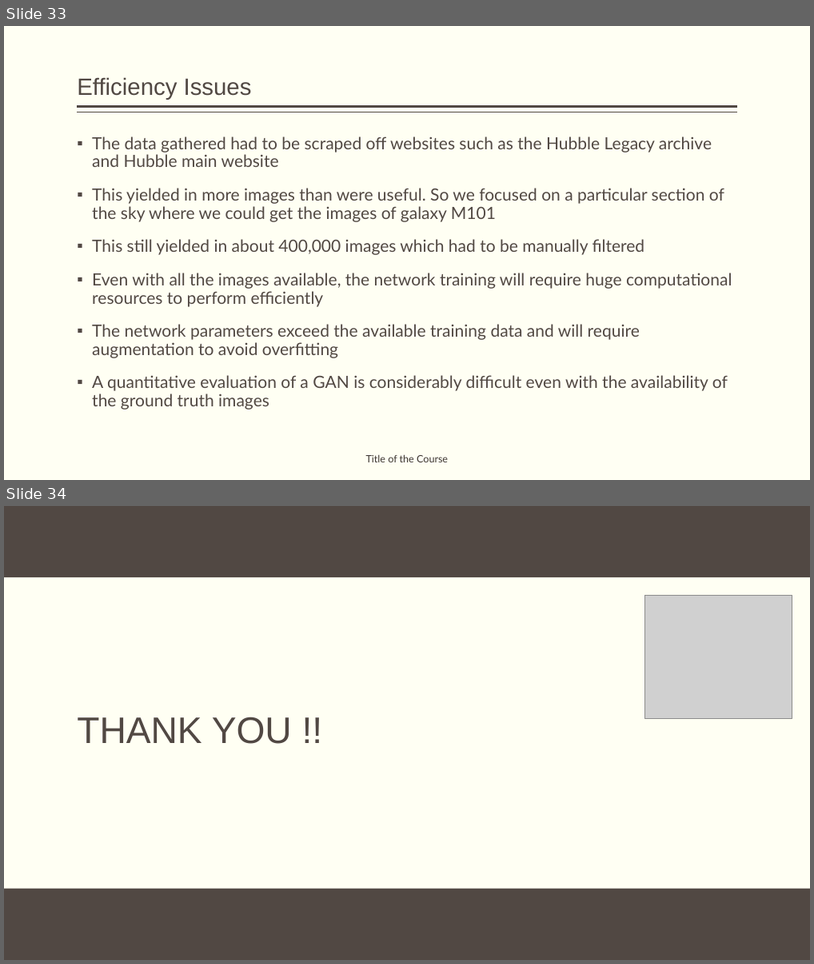
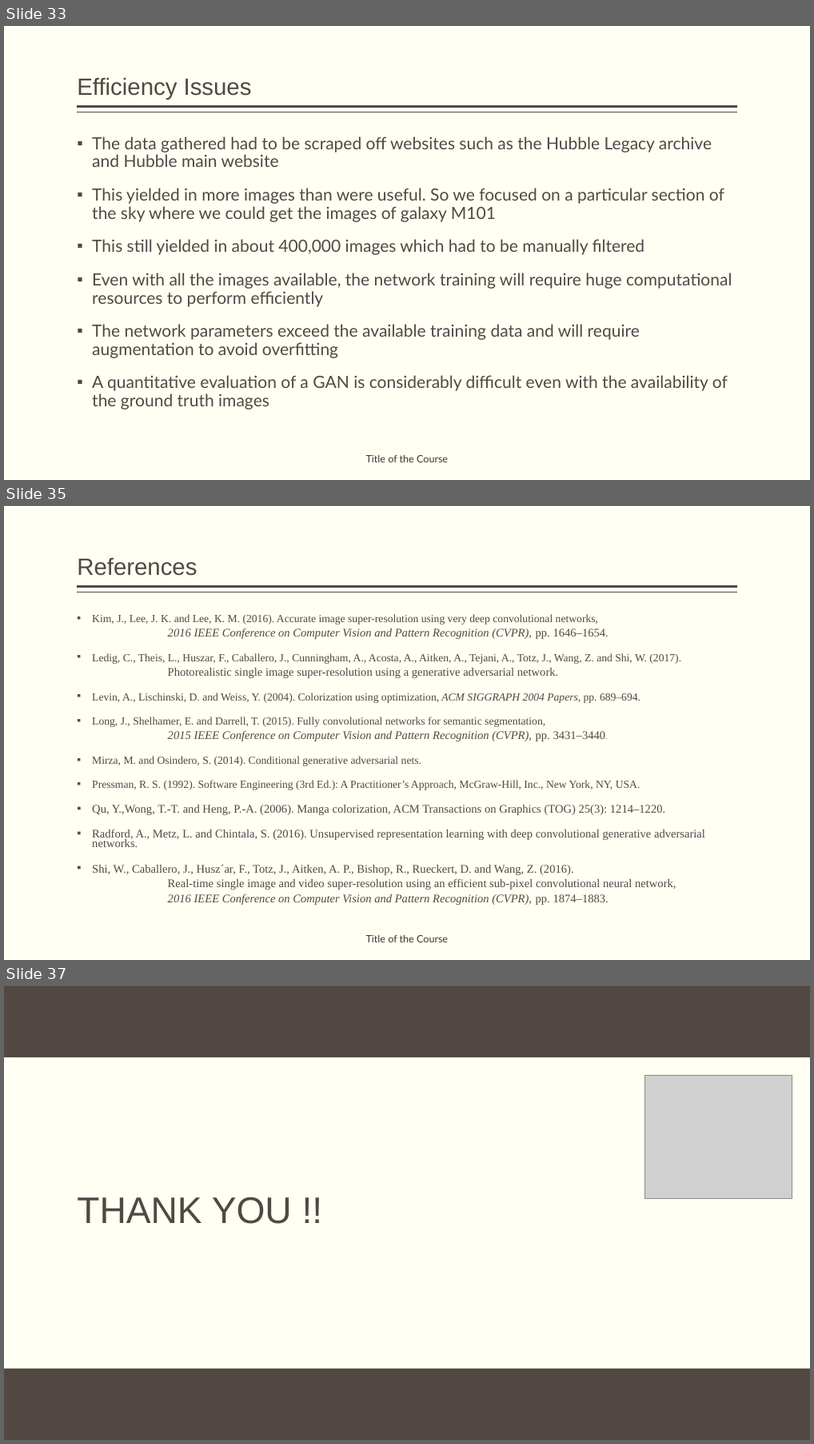
Before and after one commit to obi-wan-shinobi/Literature-Review, a slide deck: Presentation/Stage_1/stage_1_presentation.pptx. Shown one above the other, each under a label of ours: slides 33 and 34 before the commit, slides 33, 35 and 37 after it; the slides between them are not shown. The pictures are 814x964 and 814x1444 pixels, drawn with LibreOffice and Linux fonts; fonts in the diff are those of the drawing; grey boxes stand for pictures; background and template pictures are left out. Boxes give left, top, right and bottom in pixels: in the first picture for what was removed or moved away, otherwise in the second. Text is boxed around its words. In the diff, an @@ line names an element or a change of style, - is before the commit and + after.

Commit message:
Added references

```diff
--- a/Presentation/Stage_1/stage_1_presentation.pptx
+++ b/Presentation/Stage_1/stage_1_presentation.pptx
@@ slide 35 added at box(4, 506, 810, 960), background #FFFFF3; not listed: 2 template elements that a slide beside it also shows @@
@@ title added at box(77, 557, 197, 576), 28 pt, text #514843 @@
+References
@@ text added at box(92, 614, 706, 904), 13.9 pt, text #514843 @@
+▪ Kim, J., Lee, J. K. and Lee, K. M. (2016). Accurate image super-resolution using very deep convolutional networks,
+  2016 IEEE Conference on Computer Vision and Pattern Recognition (CVPR), pp. 1646–1654.
+▪ Ledig, C., Theis, L., Huszar, F., Caballero, J., Cunningham, A., Acosta, A., Aitken, A., Tejani, A., Totz, J., Wang, Z. and Shi, W. (2017).
+  Photorealistic single image super-resolution using a generative adversarial network.
+▪ Levin, A., Lischinski, D. and Weiss, Y. (2004). Colorization using optimization, ACM SIGGRAPH 2004 Papers, pp. 689–694.
+▪ Long, J., Shelhamer, E. and Darrell, T. (2015). Fully convolutional networks for semantic segmentation,
+  2015 IEEE Conference on Computer Vision and Pattern Recognition (CVPR), pp. 3431–3440.
+▪ Mirza, M. and Osindero, S. (2014). Conditional generative adversarial nets.
+▪ Pressman, R. S. (1992). Software Engineering (3rd Ed.): A Practitioner’s Approach, McGraw-Hill, Inc., New York, NY, USA.
+▪ Qu, Y.,Wong, T.-T. and Heng, P.-A. (2006). Manga colorization, ACM Transactions on Graphics (TOG) 25(3): 1214–1220.
+▪ Radford, A., Metz, L. and Chintala, S. (2016). Unsupervised representation learning with deep convolutional generative adversarial networks.
+▪ Shi, W., Caballero, J., Husz´ar, F., Totz, J., Aitken, A. P., Bishop, R., Rueckert, D. and Wang, Z. (2016).
+  Real-time single image and video super-resolution using an efficient sub-pixel convolutional neural network,
+  2016 IEEE Conference on Computer Vision and Pattern Recognition (CVPR), pp. 1874–1883.
@@ text added at box(366, 934, 448, 942), 12 pt, text #3D3632 @@
+Title of the Course
@@ what was slide 34 is now slide 37 @@
```
Also in this commit, not shown: 2 other slides added.
